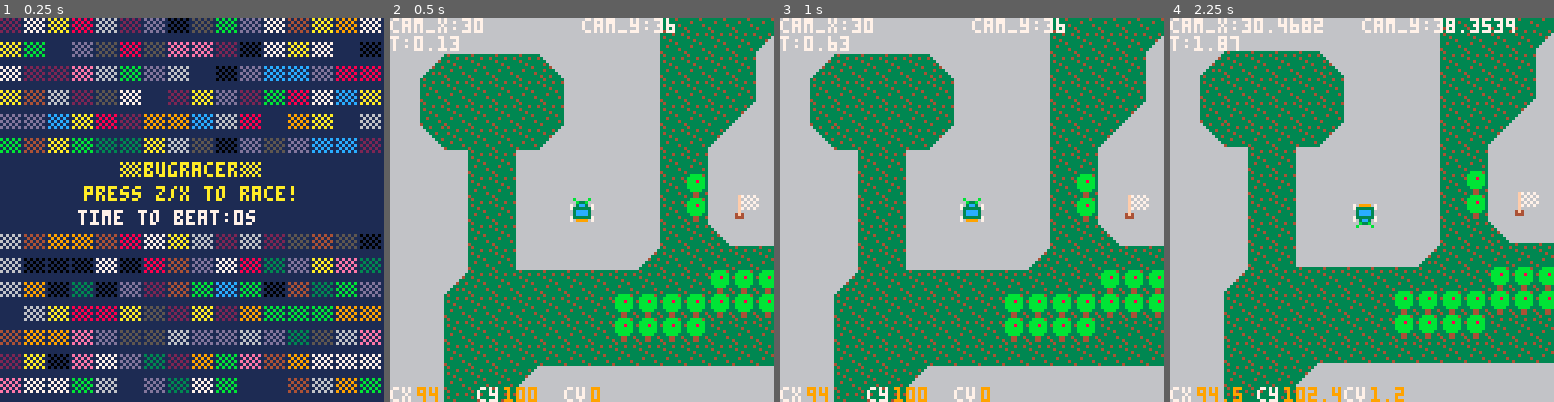
Above: before the commit, frames 1-4 (left to right).
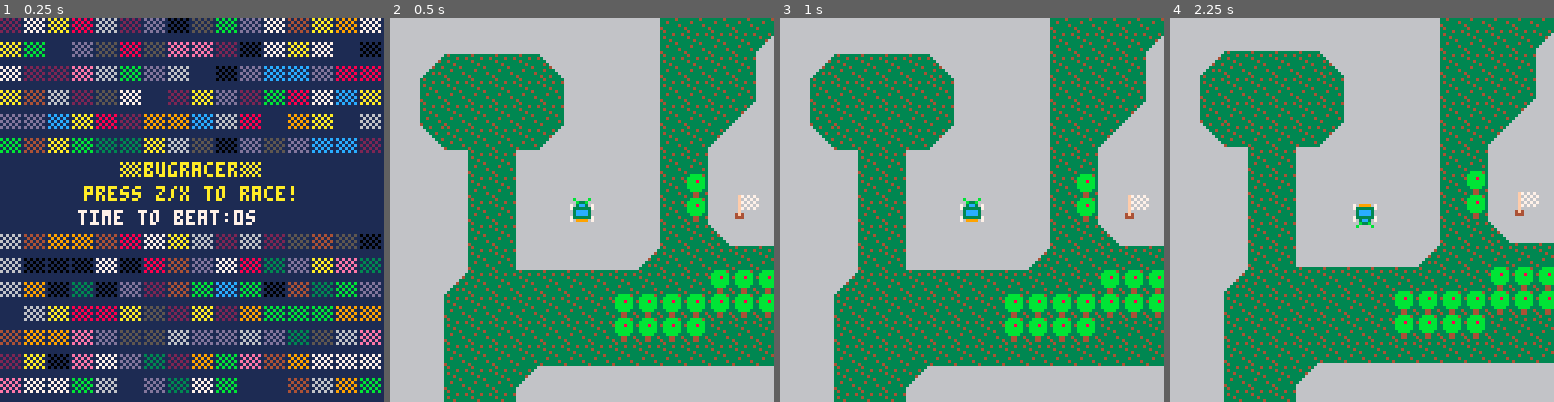
Above: after the commit, the same moments.

Repository: michaelchadwick/game-off-2016
Game: PICO-8 cartridge bugracer.p8
Same seed, same stepped clock (60 frames per second), same inputs: the game is played once before the commit and once after it.
Inputs:
- Up to frame 1 (0.25 s): no input
- Up to frame 2 (0.5 s): tap X (X key) at 0.33 s
- Up to frame 3 (1 s): tap O (Z key) at 0.7 s
- Up to frame 4 (2.25 s): tap X (X key) at 1.07, 1.85 s; hold Right 1.6-2.1 s; tap O (Z key) at 1.7, 2.1 s; hold Up from 2.15 s (still down)

Frame 1 is identical in both runs. In frame 2, 1.8% of the frame differs, in the area x 0-75%, y 0-100%; in frame 3, 1.8%; in frame 4, 2.5%, in the area x 0-90%, y 0-100%.

Commit message:
new name; turned on music

Diff:
--- a/bugracing.p8
+++ b/bugracer.p8
@@ -140,7 +140,7 @@
  cls()
  t=0
  game_state=state_play
- music(-1)
+ music(0)
  cam_x=0
  cam_y=0
 
@@ -240,7 +240,7 @@
   end
   spr(flag.sp,flag.x,flag.y)
   camera(cam_x,cam_y)
-  show_stats(cars[1])
+  --show_stats(cars[1])
  elseif game_state==state_dead then
   game_over()
  end
Not shown, changed: the sound effects (__sfx__) section of bugracer.p8
Not shown, added: bugracer.html
